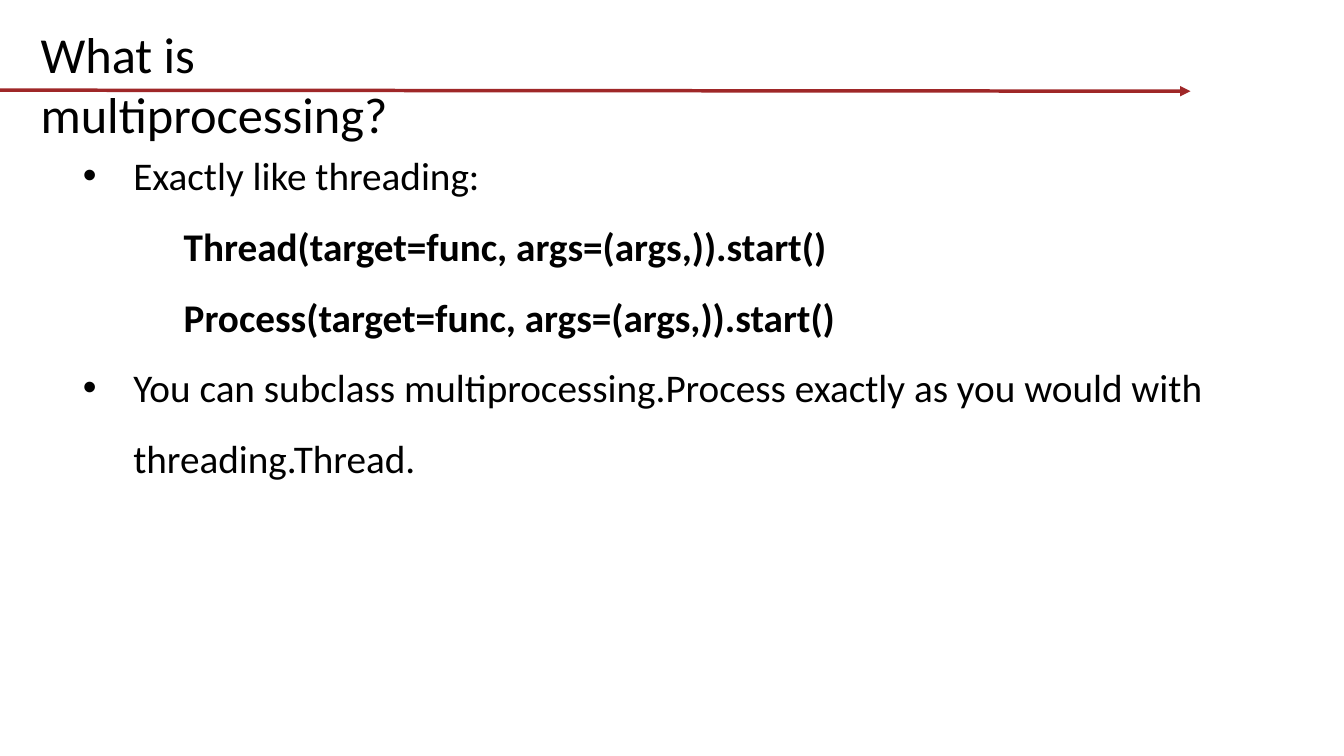
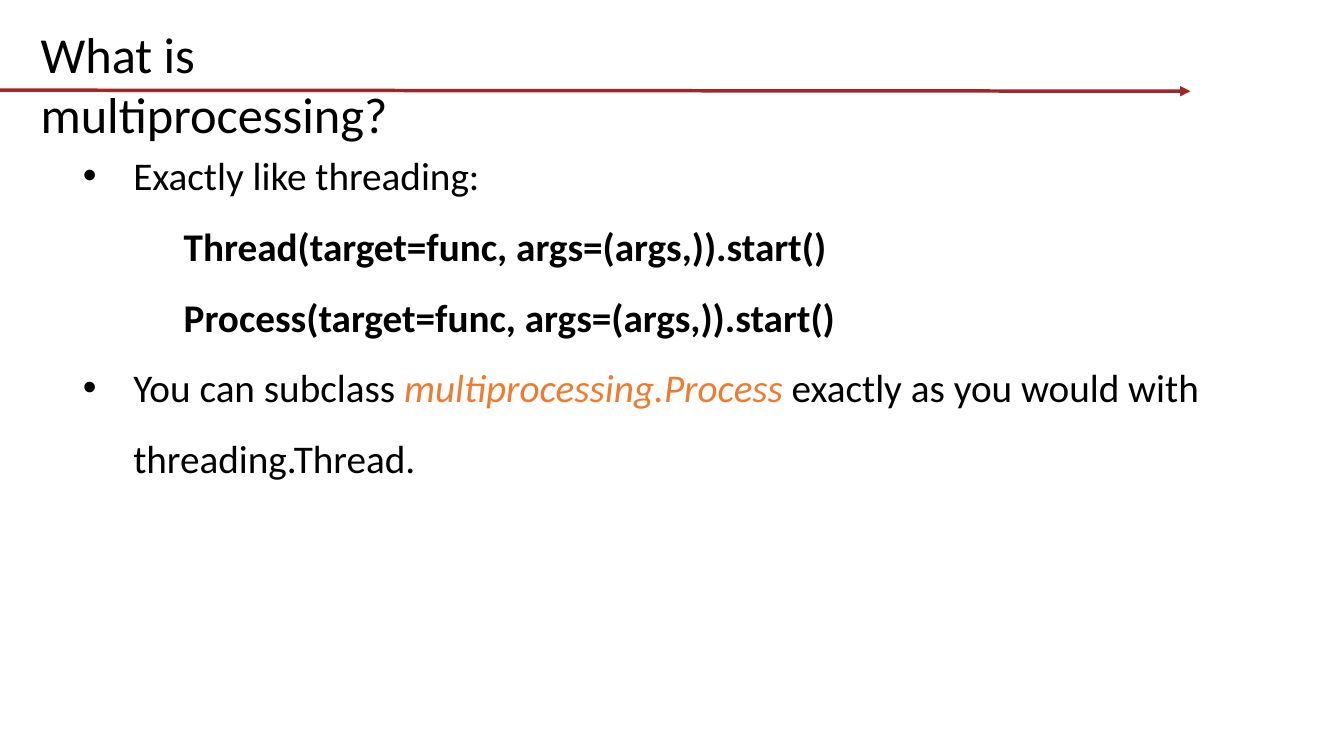
Before and after one commit to tishyk/codespacedirstructure, a slide deck: slide 8 of T4. Asynchronous programming/Multiprocessing/Demo.pptx. Drawn at 1344x756 pixels with LibreOffice and Linux fonts; fonts in the diff are those of the drawing; background and template pictures are left out. Boxes give left, top, right and bottom in pixels: in the first picture for what was removed or moved away, otherwise in the second. Text is boxed around its words. In the diff, an @@ line names an element or a change of style, - is before the commit and + after.

```diff
--- a/T4. Asynchronous programming/Multiprocessing/Demo.pptx
+++ b/T4. Asynchronous programming/Multiprocessing/Demo.pptx
@@ text at [133, 374, 1199, 480]: text colour #000000 to #ED7C33, italic on in "multiprocessing.Process" @@
```
Also in this commit, not shown: 34 other files.
